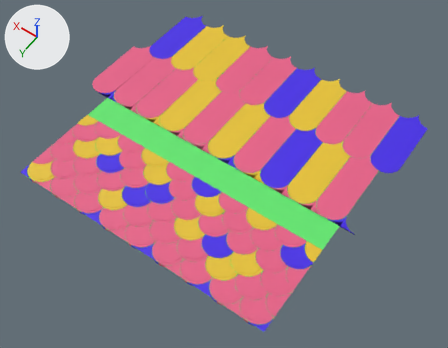
The FBX model Blender Files/Textures/EnvironmentTrimSheetTextures/VerdentGreenTile/VerdantGreen_high.fbx as it was, and as the next commit left it.
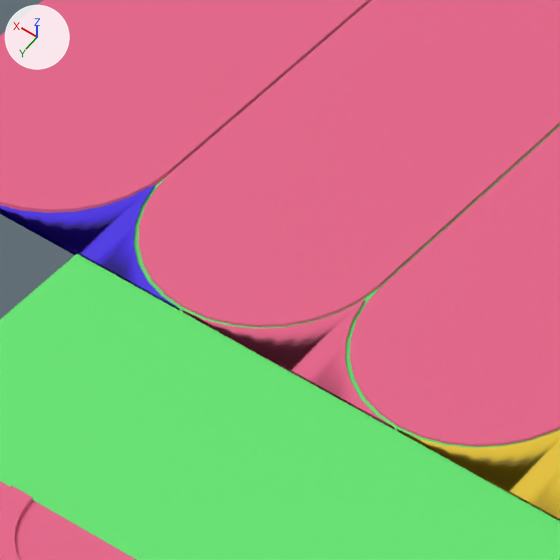
The first picture shows the older version from a camera (50 mm lens) standing at (-1.67, 2.34, 3.36) and looking at (-0.07, 0.1, -0.16). The close-ups show the older and then the newer version on the part from 22% to 35% of the width and 20% to 37% of the height of that picture. Only the edits that show in the close-ups are written down. The axes (+X, +Y, +Z) are drawn at upper left. The lights are the same throughout.
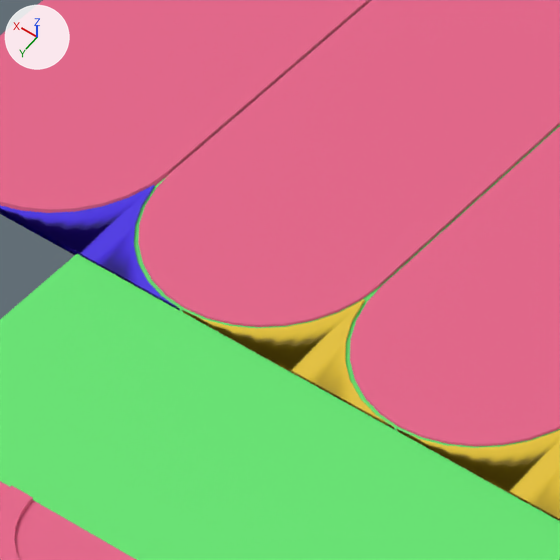
What differs and where, as boxes [x1, y1, x2, y2] in the close-ups (560 x 560 px):
part 1 of me_cylinder_007, recoloured (pink to yellow): [182, 299, 394, 429] in both

The change in detail:
me_cylinder_007 has 900 vertices, 810 faces and spans x -1.11..1.11, y -0.42..-0.32, z 0.0.
me_cylinder_007 is used by ob_cylinder_004; location (0.0, 0.4364, 0.0).
me_cylinder_007 part 1: 81 of the faces centred in x 0.67..0.89, y -0.42..-0.32, z 0.0 switch from mat_idlayer002 (pink #e76088) to mat_idlayer003 (yellow #e7c32f).
